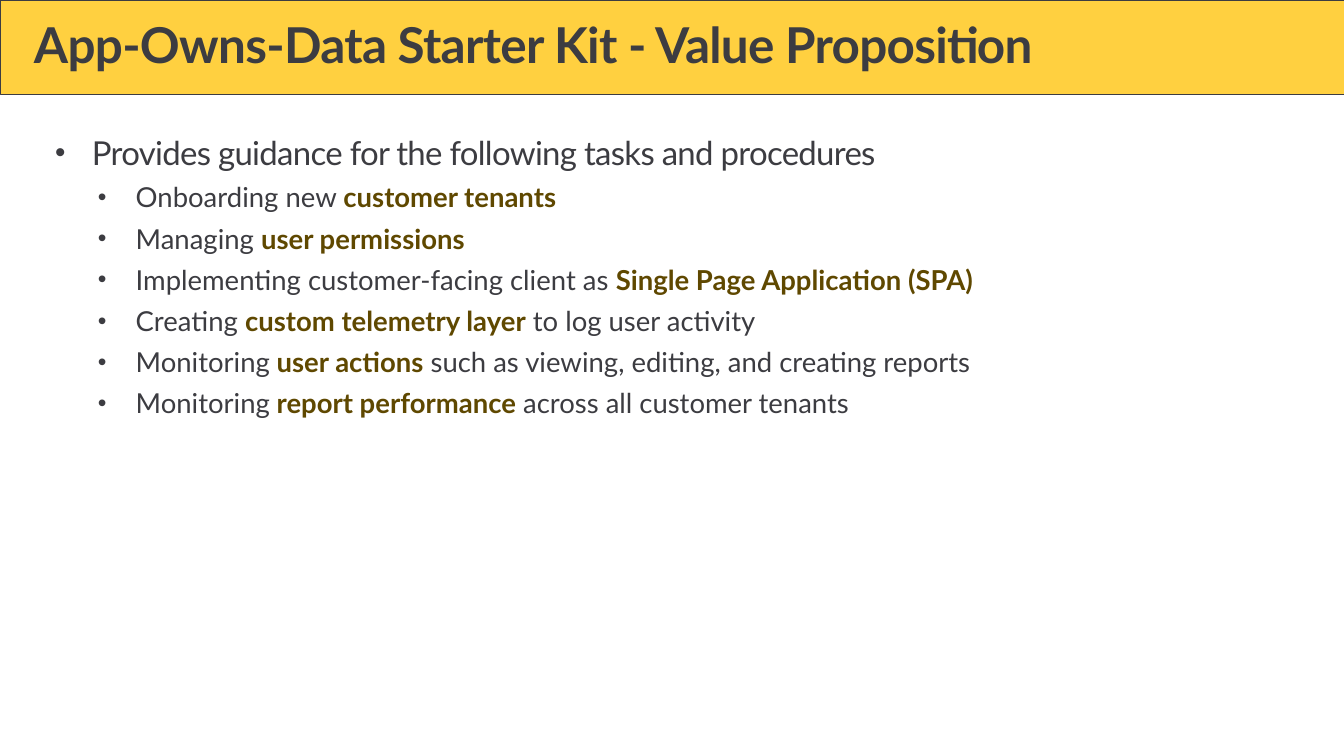
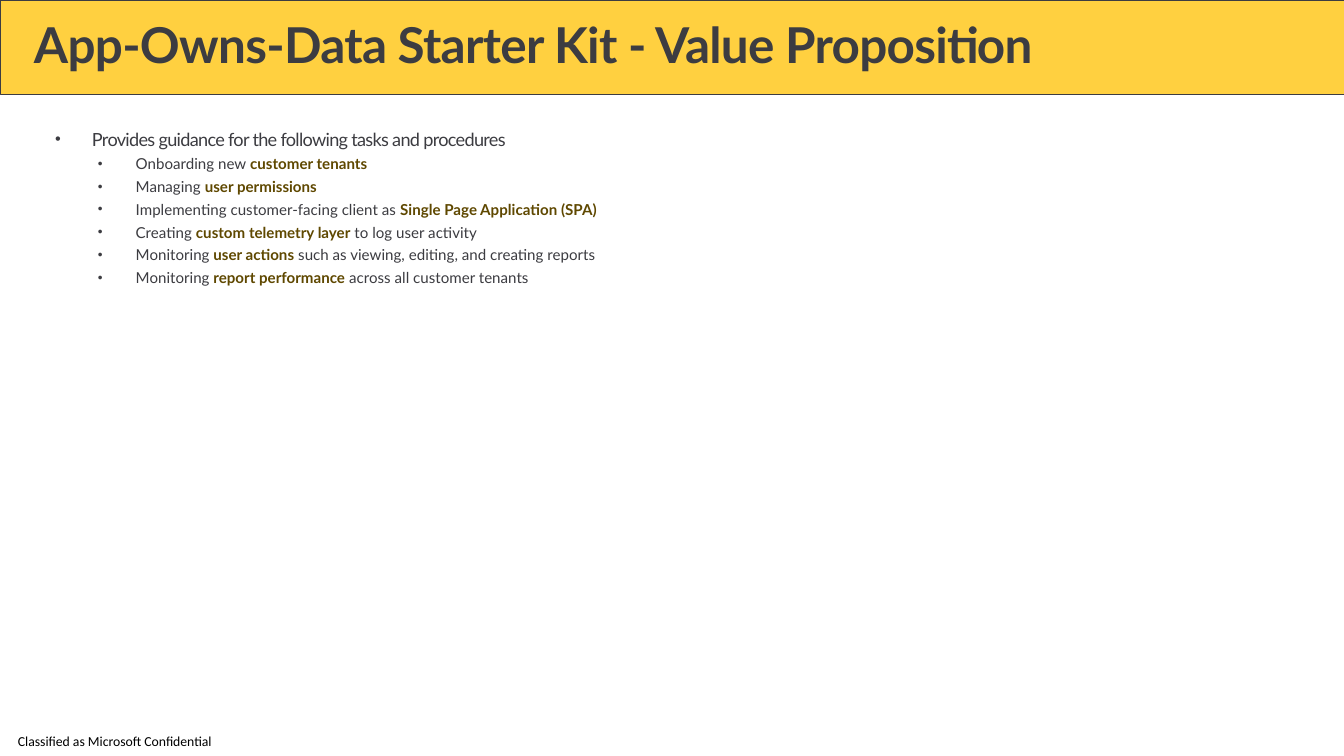
Before and after one commit to PowerBiDevCamp/Camp-Sessions, a slide deck: slide 11 of Session 11 - Introduction to the App-Owns-Data Starter Kit.pptx. Drawn at 1344x756 pixels with LibreOffice and Linux fonts; fonts in the diff are those of the drawing; background and template pictures are left out. Boxes give left, top, right and bottom in pixels: in the first picture for what was removed or moved away, otherwise in the second. Text is boxed around its words. In the diff, an @@ line names an element or a change of style, - is before the commit and + after.

```diff
--- a/Session 11 - Introduction to the App-Owns-Data Starter Kit.pptx
+++ b/Session 11 - Introduction to the App-Owns-Data Starter Kit.pptx
@@ text "Provides guidance for the following ..." at bbox=[92, 132, 597, 286]: size 24 to 13.2 pt in "Provides guidance for the following tasks and ..."; size 20 to 11 pt in "Onboarding new customer tenants", "Managing user permissions", "Implementing customer-facing client as Single Page Applicati ...", "Creating custom telemetry layer to log user ..." and 2 more places; line spacing 1 to 0.8 @@
@@ text added at bbox=[18, 736, 211, 746], 10 pt, text #000000 @@
+Classified as Microsoft Confidential
```
Also in this commit, not shown: 53 other slides changed, 3 other files.
